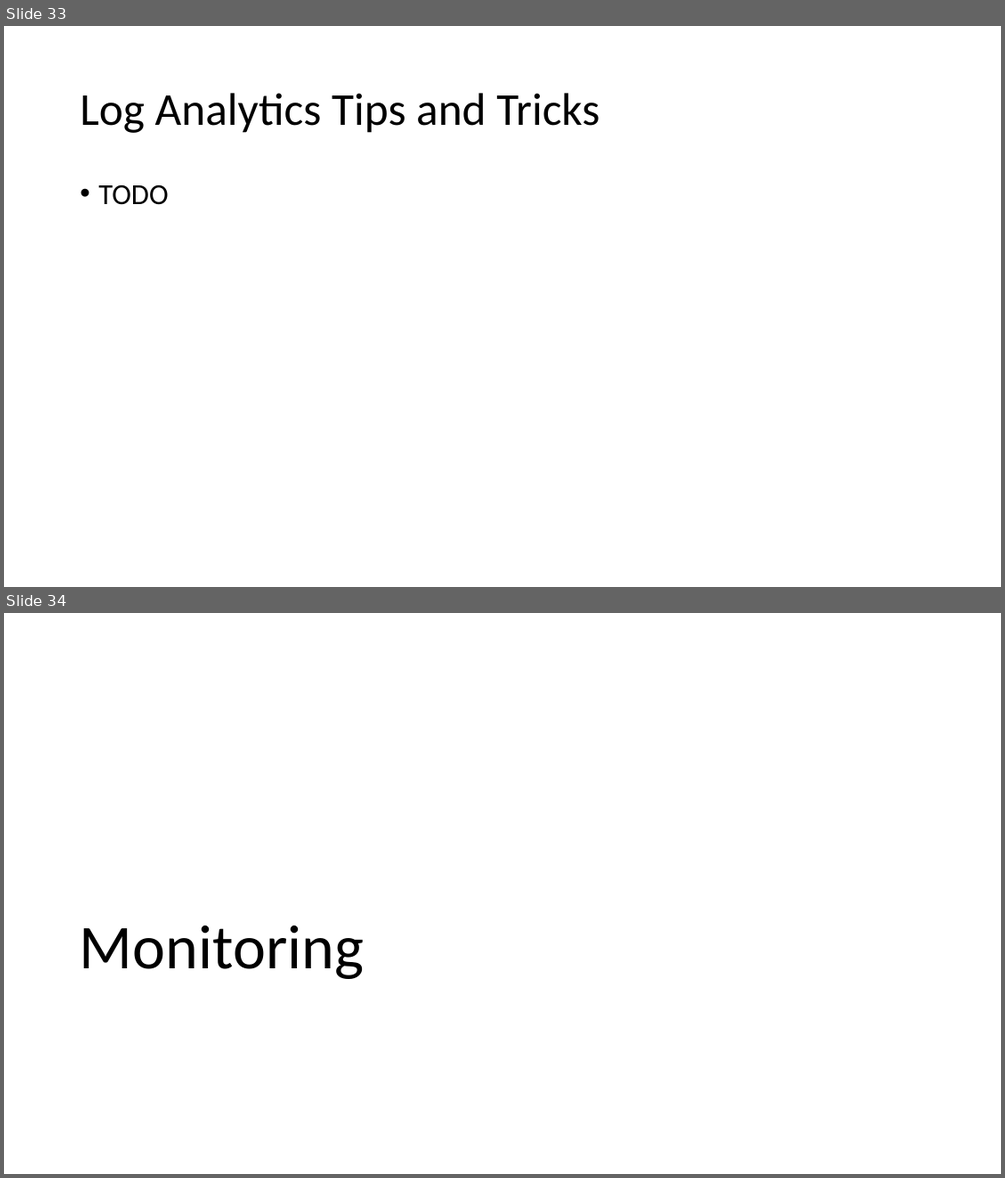
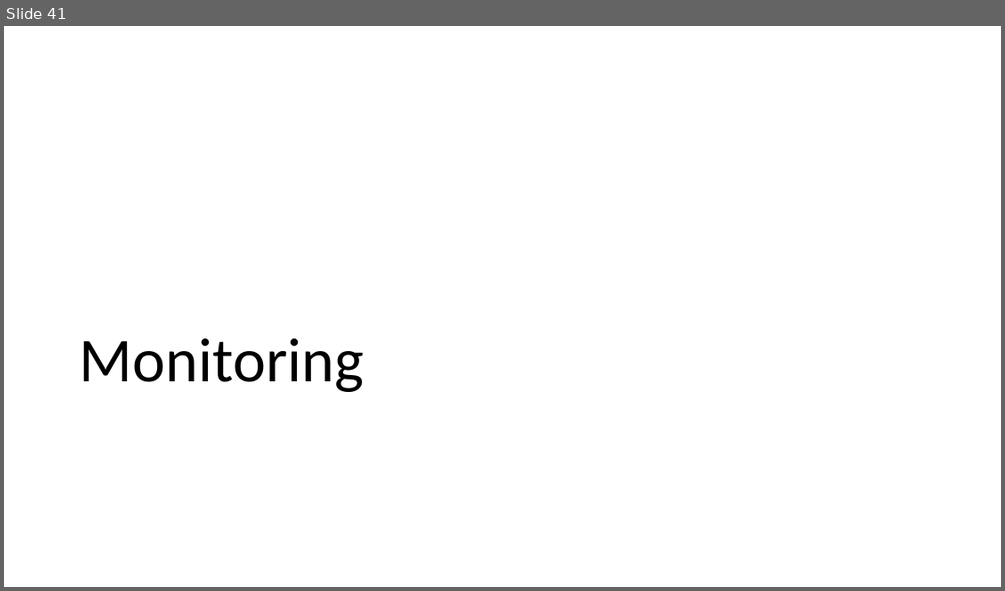
Before and after one commit to solliancenet/precon-synapse-power-bi, a slide deck: Slides/03 - Synapse Administration.pptx. Shown one above the other, each under a label of ours: slides 33 and 34 before the commit, slide 41 after it. The pictures are 1005x1178 and 1005x591 pixels, drawn with LibreOffice and Linux fonts; fonts in the diff are those of the drawing. Boxes give left, top, right and bottom in pixels: in the first picture for what was removed or moved away, otherwise in the second. Text is boxed around its words. In the diff, an @@ line names an element or a change of style, - is before the commit and + after.

```diff
--- a/Slides/03 - Synapse Administration.pptx
+++ b/Slides/03 - Synapse Administration.pptx
@@ slide 33 removed at [4,26,1001,587], background #FFFFFF @@
@@ title removed at [80,93,599,133] @@
-Log Analytics Tips and Tricks
@@ text removed at [98,184,168,205] @@
-• TODO
@@ what was slide 34 is now slide 41 @@
```
Also in this commit, not shown: 8 slides added, 1 other file.
